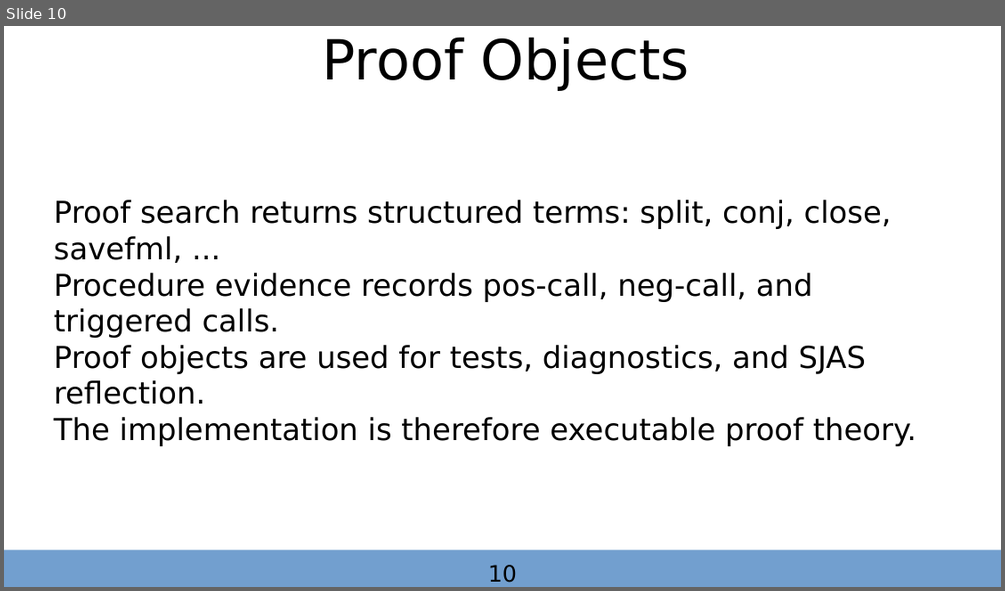
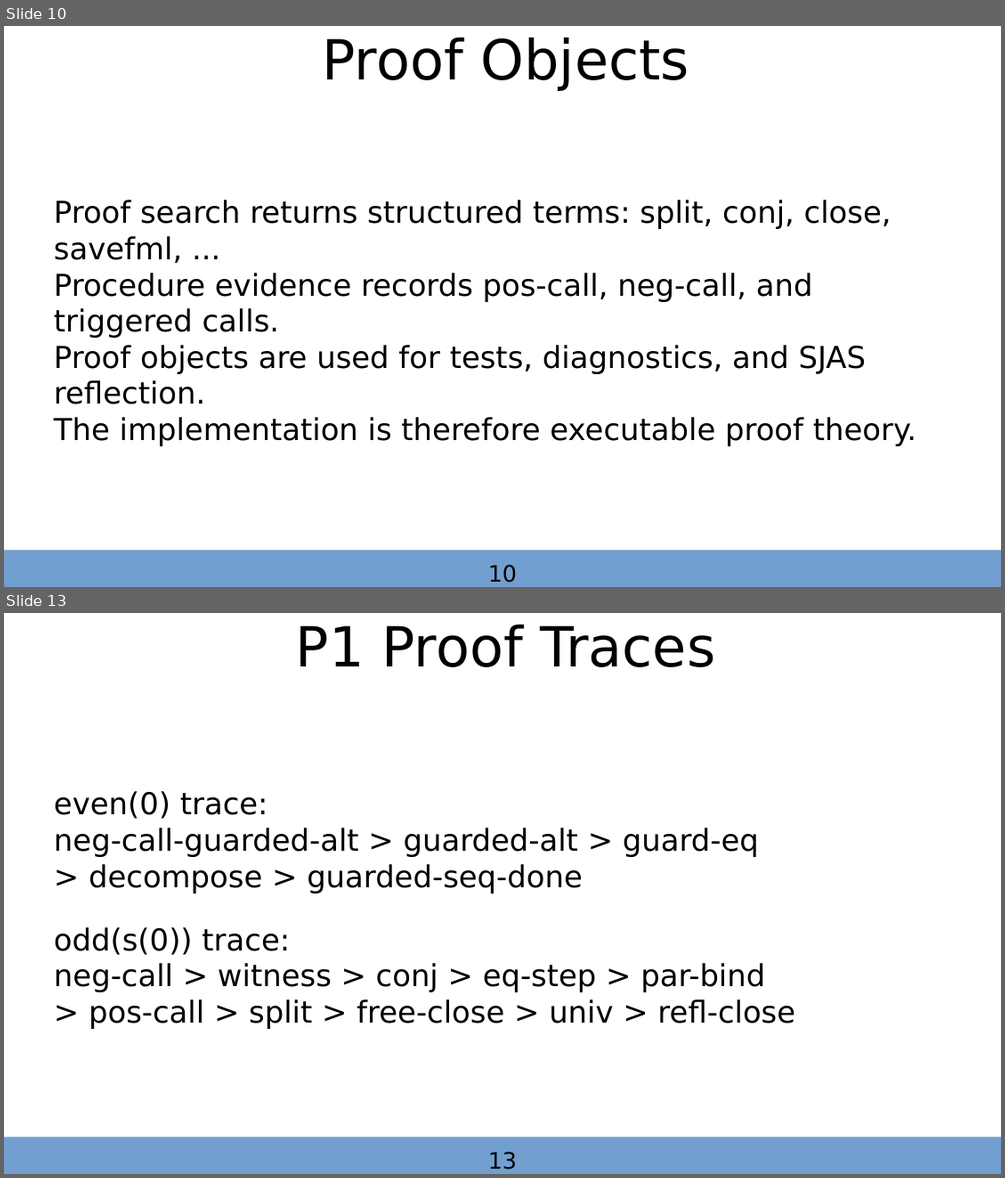
Before and after one commit to autarkenterprises/proflog, a slide deck: iuls2026/proflog_implementation_and_rationale_iuls2026.odp. Shown one above the other, each under a label of ours: slide 10 before the commit, slides 10 and 13 after it; the slides between them are not shown. The pictures are 1005x591 and 1005x1178 pixels, drawn with LibreOffice and Linux fonts; fonts in the diff are those of the drawing. Boxes give left, top, right and bottom in pixels: in the first picture for what was removed or moved away, otherwise in the second. Text is boxed around its words. In the diff, an @@ line names an element or a change of style, - is before the commit and + after.

Commit message:
Expand IULS demos with worked proof traces

```diff
--- a/iuls2026/proflog_implementation_and_rationale_iuls2026.odp
+++ b/iuls2026/proflog_implementation_and_rationale_iuls2026.odp
@@ slide 13 added at (4, 613, 1001, 1174), background #FFFFFF @@
@@ text added at (296, 624, 716, 667), 44 pt, text #000000 @@
+P1 Proof Traces
@@ subtitle added at (54, 791, 795, 1029), 24 pt, text #000000 @@
+even(0) trace:
+neg-call-guarded-alt > guarded-alt > guard-eq
+> decompose > guarded-seq-done
+odd(s(0)) trace:
+neg-call > witness > conj > eq-step > par-bind
+> pos-call > split > free-close > univ > refl-close
@@ rectangle added at (4, 1136, 1001, 1174), fill #729FCF @@
@@ text added at (488, 1151, 517, 1169), 18 pt, text #000000 @@
+13
```
Also in this commit, not shown: 8 slides changed, 3 other slides added, 5 other files.
